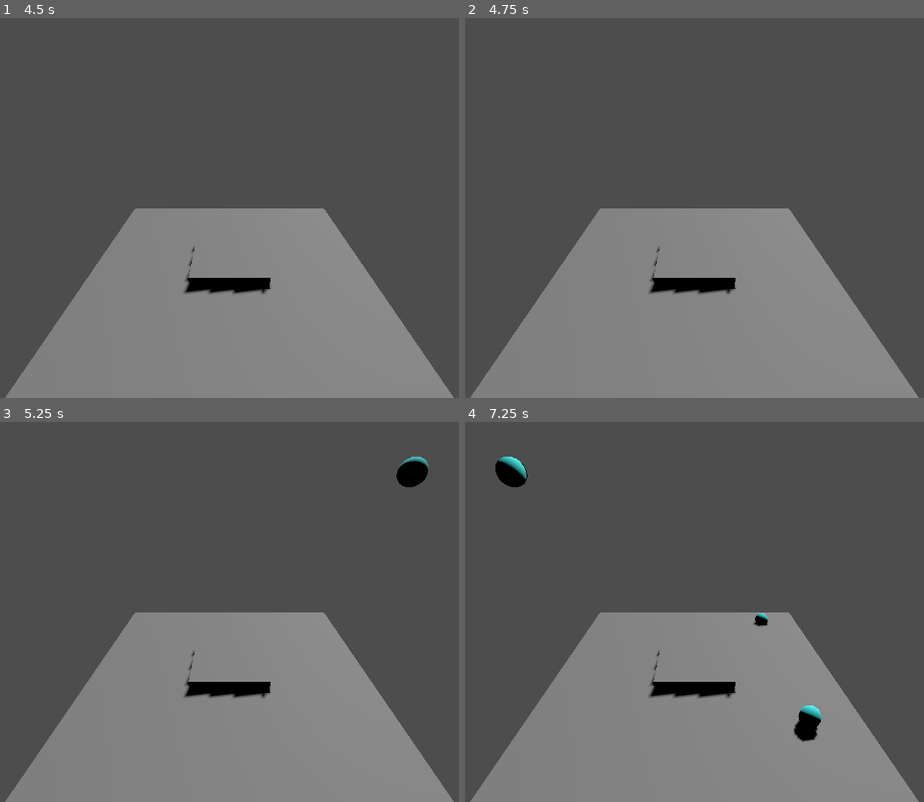
Above: before the commit, frames 1-4 (two rows, left to right).
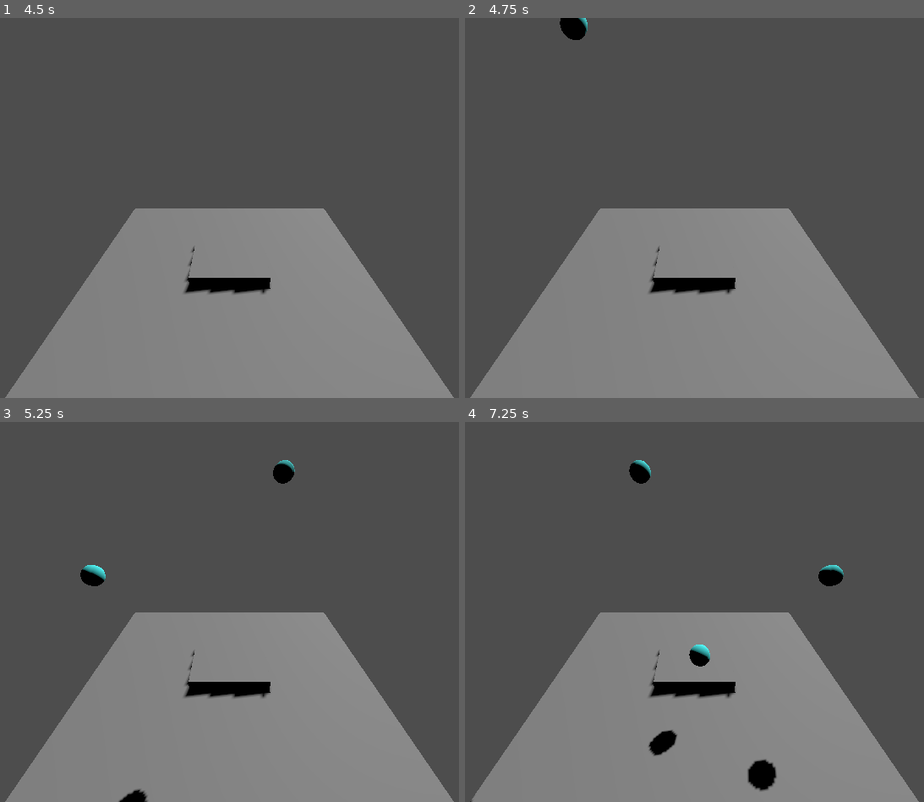
Above: after the commit, the same moments.

Repository: NoLivesRemaining/Sheep-Sling
Game: Godot game, scene res://Scenes/game.tscn
The game is run twice, just before and just after one commit, with the same random seed, the same clock (stepped at 60 frames per second) and the same inputs.
Inputs (mouse positions are in pixels of both pictures, inside the frame that each line leads up to):
- Up to frame 1 (4.5 s): tap Enter at 0.5, 2, 3.5 s; move the mouse to (376, 189) at 0.52 s; click (376, 189) at 0.67 s; tap Space at 1.25, 2.75, 4.25 s; move the mouse to (96, 227) at 1.27 s; click (96, 227) at 1.42 s; move the mouse to (298, 124) at 2.02 s; click (298, 124) at 2.17 s; move the mouse to (197, 284) at 2.77 s; click (197, 284) at 2.92 s; move the mouse to (431, 265) at 3.52 s; click (431, 265) at 3.67 s; move the mouse to (27, 151) at 4.27 s; click (27, 151) at 4.42 s
- Up to frame 2 (4.75 s): no input
- Up to frame 3 (5.25 s): move the mouse to (261, 612) at 5.02 s; click (261, 612) at 5.17 s
- Up to frame 4 (7.25 s): move the mouse to (593, 517) at 5.77 s; click (593, 517) at 5.92 s; move the mouse to (841, 593) at 6.52 s; click (841, 593) at 6.67 s

Frame 1 is identical in both runs. In frame 2, 0.3% of the frame differs, in the area x 20-27%, y 0-6%; in frame 3, 1.0%; in frame 4, 2.3%, in the area x 1-83%, y 9-100%.

Commit message:
Bug fixing & physics updated

Diff:
--- a/Bouncy World/Scenes/game.tscn
+++ b/Bouncy World/Scenes/game.tscn
@@ -12,8 +12,11 @@
 
 [sub_resource type="WorldBoundaryShape3D" id="WorldBoundaryShape3D_q8y1m"]
 
+[sub_resource type="PhysicsMaterial" id="PhysicsMaterial_npdvm"]
+friction = 0.1
+
 [sub_resource type="PrismMesh" id="PrismMesh_vbbhr"]
-size = Vector3(2, 2, 2)
+size = Vector3(6, 2, 4)
 
 [sub_resource type="Animation" id="Animation_pqgy6"]
 length = 0.001
@@ -71,7 +74,6 @@
 transform = Transform3D(1, 0, 0, 0, 1, 0, 0, 0, 1, 0, 35, 0)
 
 [node name="UI" type="CanvasLayer" parent="GameManager"]
-visible = false
 follow_viewport_enabled = true
 
 [node name="Label" type="Label" parent="GameManager/UI"]
@@ -557,13 +559,14 @@
 transform = Transform3D(1, 0, 0, 0, 1, 0, 0, 0, 1, 0.1, 25, 0)
 collision_mask = 3
 input_ray_pickable = false
+physics_material_override = SubResource("PhysicsMaterial_npdvm")
 
 [node name="MeshInstance3D" type="MeshInstance3D" parent="Spinning Block"]
 mesh = SubResource("PrismMesh_vbbhr")
 
 [node name="CollisionPolygon3D" type="CollisionPolygon3D" parent="Spinning Block"]
-depth = 3.0
-polygon = PackedVector2Array(-0.000805721, 0.992983, -2.32099, -1.00532, 2.52825, -0.876522)
+depth = 4.0
+polygon = PackedVector2Array(0, 1, -3, -1, 3, -1)
 
 [node name="AnimationPlayer" type="AnimationPlayer" parent="Spinning Block"]
 libraries = {
--- a/Bouncy World/Scenes/sheep.tscn
+++ b/Bouncy World/Scenes/sheep.tscn
@@ -1,6 +1,10 @@
-[gd_scene load_steps=5 format=3 uid="uid://bd61do5fi5nl5"]
+[gd_scene load_steps=6 format=3 uid="uid://bd61do5fi5nl5"]
 
 [ext_resource type="Script" path="res://Scripts/SheepControl.gd" id="1_c6xbk"]
+
+[sub_resource type="PhysicsMaterial" id="PhysicsMaterial_y1cjb"]
+friction = 0.9
+bounce = 0.6
 
 [sub_resource type="StandardMaterial3D" id="StandardMaterial3D_vxaql"]
 albedo_color = Color(0.301961, 1, 1, 1)
@@ -15,6 +19,8 @@
 [node name="Sheep" type="RigidBody3D" groups=["Sheep"]]
 collision_layer = 2
 collision_mask = 3
+physics_material_override = SubResource("PhysicsMaterial_y1cjb")
+gravity_scale = 0.9
 script = ExtResource("1_c6xbk")
 
 [node name="MeshInstance3D" type="MeshInstance3D" parent="."]
--- a/Bouncy World/Scenes/tile.tscn
+++ b/Bouncy World/Scenes/tile.tscn
@@ -17,4 +17,5 @@
 [node name="CollisionShape3D" type="CollisionShape3D" parent="Area3D"]
 shape = SubResource("BoxShape3D_m2ttd")
 
+[connection signal="body_entered" from="Area3D" to="." method="_on_area_3d_body_entered"]
 [connection signal="input_event" from="Area3D" to="." method="_on_area_3d_input_event"]
--- a/Bouncy World/Scripts/GameManager.gd
+++ b/Bouncy World/Scripts/GameManager.gd
@@ -10,7 +10,7 @@
 
 func _ready():
 	sheepCount = sheepRandomiser.randi_range(3, 6)
-	$UI.set_process(false)
+	$UI.set_visible(false)
 
 func add_point():
 	sheepScore += 1
@@ -23,7 +23,7 @@
 
 func check_Score():
 	if(sheepScore == sheepCount):
-		$UI.set_process(true)
+		$UI.set_visible(true)
 		timer.start()
 
 func _on_timer_timeout():
Not shown: 1 places in Bouncy World/Scenes/game.tscn that only renumber resources
